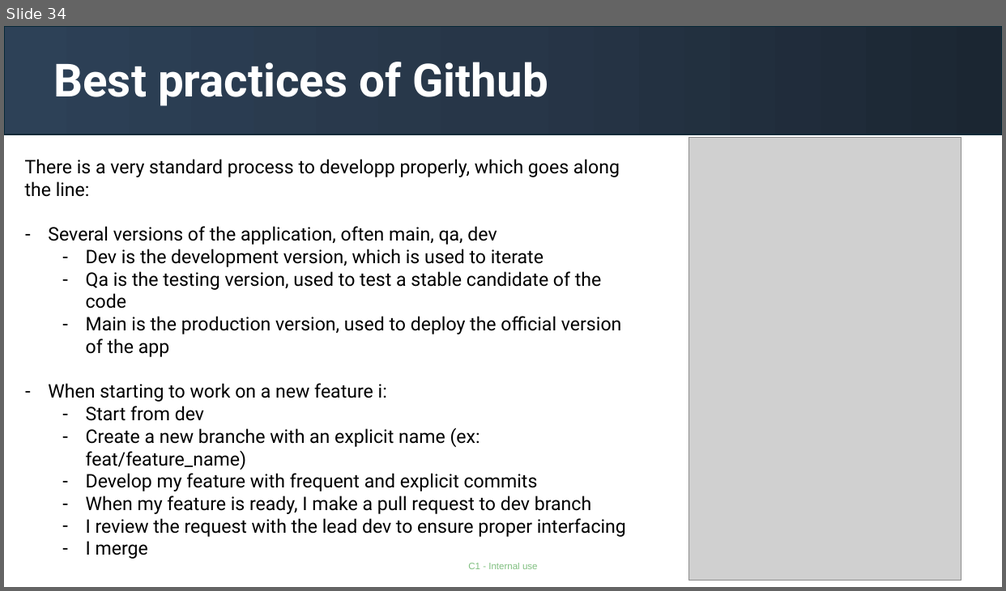
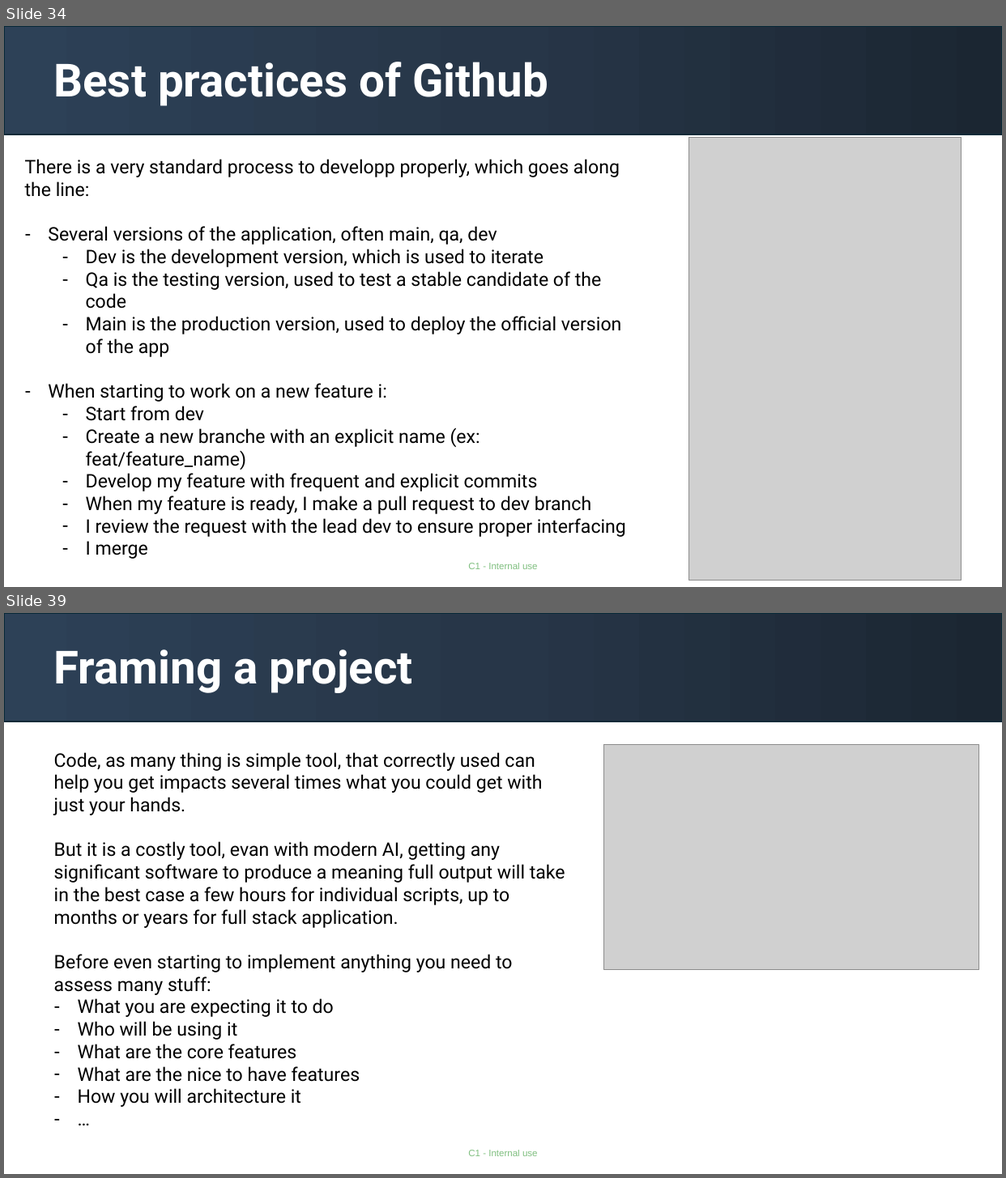
Before and after one commit to gabrielolympie/PythonForFinance, a slide deck: presentations/1.Introduction.pptx. Shown one above the other, each under a label of ours: slide 34 before the commit, slides 34 and 39 after it; the slides between them are not shown. The pictures are 1006x591 and 1006x1178 pixels, drawn with LibreOffice and Linux fonts; fonts in the diff are those of the drawing; grey boxes stand for pictures. Boxes give left, top, right and bottom in pixels: in the first picture for what was removed or moved away, otherwise in the second. Text is boxed around its words. In the diff, an @@ line names an element or a change of style, - is before the commit and + after.

Commit message:
Full presentation

```diff
--- a/presentations/1.Introduction.pptx
+++ b/presentations/1.Introduction.pptx
@@ slide 39 added at <box>4,613,1002,1174</box>, background #FFFFFF; not listed: 1 template element that a slide beside it also shows @@
@@ rectangle added at <box>4,613,1002,722</box>, fill gradient #1B2633 to #273749 to #2E4157, outline #092A39 1.5 pt @@
@@ title added at <box>53,649,413,693</box>, 44 pt, text #FFFFFF, bold @@
+Framing a project
@@ text added at <box>54,752,565,1107</box>, 18 pt, text #000000 @@
+  Code, as many thing is simple tool, that correctly used can help you get impacts several times what you could get with just your hands.
+  But it is a costly tool, evan with modern AI, getting any significant software to produce a meaning full output will take in the best case a few hours for individual scripts, up to months or years for full stack application.
+  Before even starting to implement anything you need to assess many stuff:
+  – What you are expecting it to do
+  – Who will be using it
+  – What are the core features
+  – What are the nice to have features
+  – How you will architecture it
+  – …
@@ picture added at <box>603,745,978,970</box> @@
```
Also in this commit, not shown: 1 slide changed, 10 other slides added, 1 slide removed, 2 other files.
